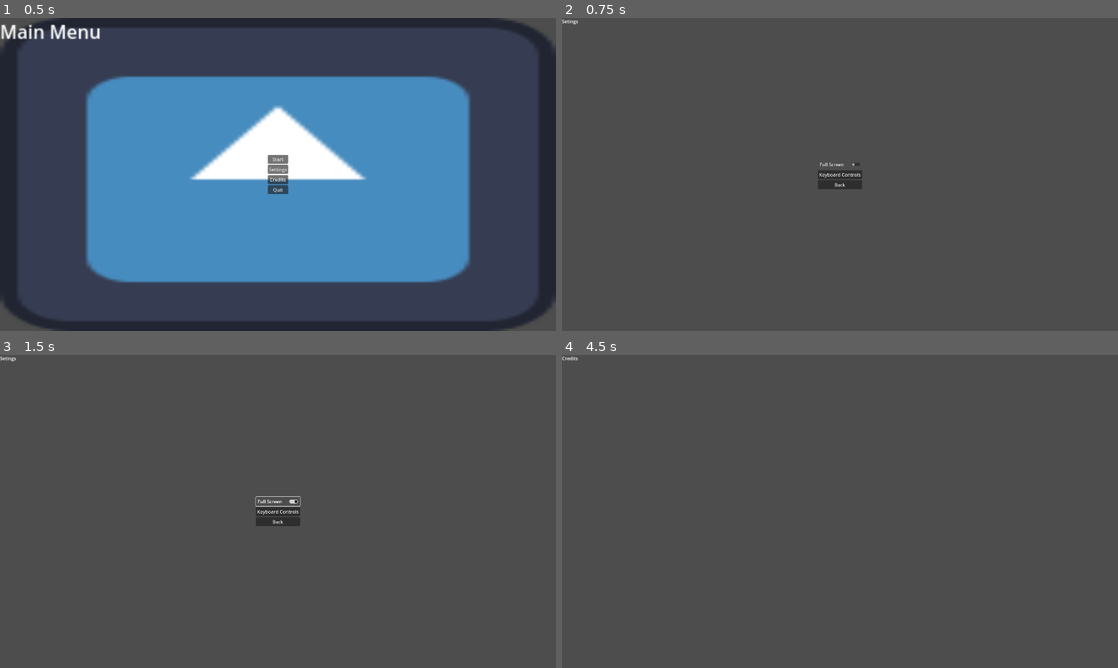
Above: before the commit, frames 1-4 (two rows, left to right).
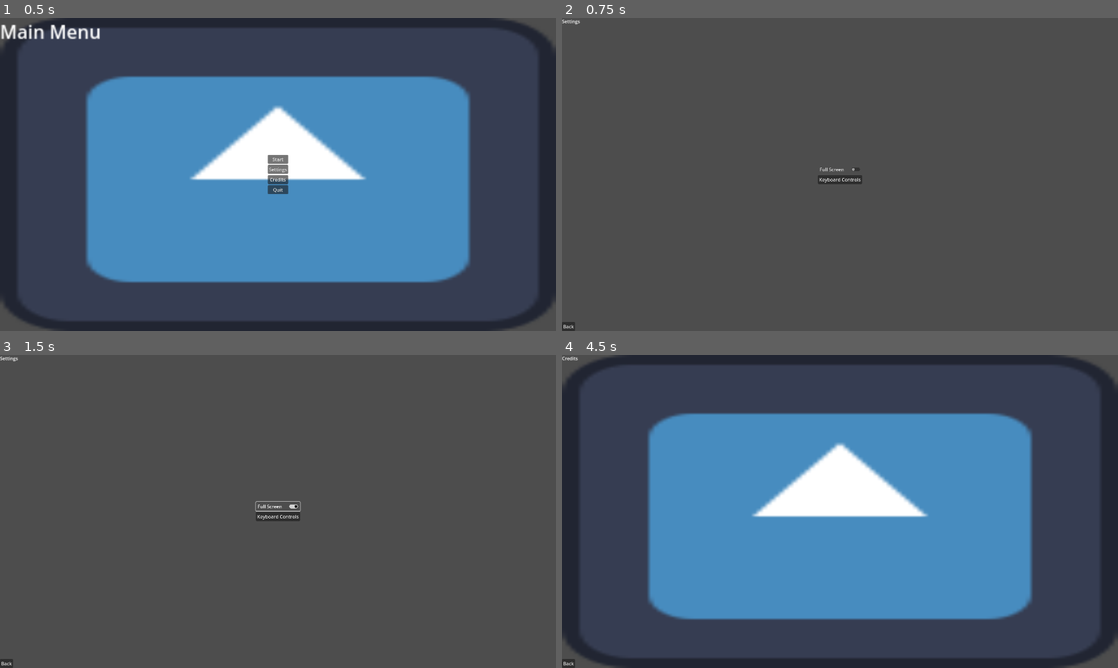
Above: after the commit, the same moments.

Repository: thedefaultbox/Game-Jam-2024
Game: Godot game, scene res://Menu/main_menu.tscn
Same seed, same stepped clock (60 frames per second), same inputs: the game is played once before the commit and once after it. The engine's default icon, where the game draws it, is replaced by a stand-in: a white triangle on a blue panel in a dark square.
Inputs:
- Up to frame 1 (0.5 s): no input
- Up to frame 2 (0.75 s): click "Settings" at 0.5 s
- Up to frame 3 (1.5 s): click "Full Screen" at 1.25 s
- Up to frame 4 (4.5 s): click "Keyboard Controls" at 2 s; click "Back" at 2.75 s; click "Back" at 3.5 s; click "Credits" at 4.25 s

Frame 1 is identical in both runs. In frame 2, 0.4% of the frame differs, in the area x 0-54%, y 0-100%; in frame 3, 0.5%; in frame 4, 58%, in the area x 0-100%, y 0-100%.

Commit message:
Game Jam 2024 14 Jan

Diff:
--- /dev/null
+++ b/Game Dev/Levels/level.gd
@@ -0,0 +1,12 @@
+extends Node2D
+
+
+
+# Called when the node enters the scene tree for the first time.
+func _ready():
+	pass
+
+
+# Called every frame. 'delta' is the elapsed time since the previous frame.
+func _process(delta):
+	pass
--- /dev/null
+++ b/Game Dev/Levels/player_movement.gd
@@ -0,0 +1,28 @@
+extends CharacterBody2D
+
+
+const SPEED = 300.0
+const JUMP_VELOCITY = -400.0
+
+# Get the gravity from the project settings to be synced with RigidBody nodes.
+var gravity = ProjectSettings.get_setting("physics/2d/default_gravity")
+
+
+func _physics_process(delta):
+	# Add the gravity.
+	if not is_on_floor():
+		velocity.y += gravity * delta
+
+	# Handle jump.
+	if Input.is_action_just_pressed("ui_accept") and is_on_floor():
+		velocity.y = JUMP_VELOCITY
+
+	# Get the input direction and handle the movement/deceleration.
+	# As good practice, you should replace UI actions with custom gameplay actions.
+	var direction = Input.get_axis("ui_left", "ui_right")
+	if direction:
+		velocity.x = direction * SPEED
+	else:
+		velocity.x = move_toward(velocity.x, 0, SPEED)
+
+	move_and_slide()
--- /dev/null
+++ b/Game Dev/Levels/temp_sceen_level_1.gdshader
@@ -0,0 +1,33 @@
+shader_type canvas_item;
+
+uniform vec4 origin:source_color;
+uniform vec4 new:source_color;
+uniform vec4 origin1:source_color;
+uniform vec4 new1:source_color;
+uniform vec4 origin2:source_color;
+uniform vec4 new2:source_color;
+
+void fragment() {
+	vec4 current_pixel = texture(TEXTURE,UV);
+	if (current_pixel == origin)
+		COLOR = new;
+	else
+		if (current_pixel == origin1)
+			COLOR = new1;
+		else
+			if (current_pixel == origin2)
+				COLOR = new2;
+			else
+				COLOR = new;
+
+
+
+
+
+
+}
+
+//void light() {
+	// Called for every pixel for every light affecting the CanvasItem.
+	// Uncomment to replace the default light processing function with this one.
+//}
--- a/Game Dev/Levels/temp_sceen_level_1.tscn
+++ b/Game Dev/Levels/temp_sceen_level_1.tscn
@@ -1,8 +1,112 @@
-[gd_scene format=3 uid="uid://cfcuqyrqw6idb"]
+[gd_scene load_steps=11 format=3 uid="uid://cfcuqyrqw6idb"]
+
+[ext_resource type="Texture2D" uid="uid://c05knp4b42ufq" path="res://icon.svg" id="1_06hwt"]
+[ext_resource type="Script" path="res://Levels/player_movement.gd" id="1_aqr0a"]
+[ext_resource type="Script" path="res://Levels/level.gd" id="1_ca8k2"]
+[ext_resource type="Shader" path="res://Levels/temp_sceen_level_1.gdshader" id="2_icrd4"]
+[ext_resource type="Script" path="res://global/Label.gd" id="2_vxqrb"]
+
+[sub_resource type="RectangleShape2D" id="RectangleShape2D_kly3c"]
+
+[sub_resource type="ShaderMaterial" id="ShaderMaterial_ccyl7"]
+shader = ExtResource("2_icrd4")
+shader_parameter/origin = Color(0.278431, 0.54902, 0.74902, 1)
+shader_parameter/new = Color(0.396078, 0.223529, 0, 1)
+shader_parameter/origin1 = Color(0.211765, 0.239216, 0.321569, 1)
+shader_parameter/new1 = Color(0, 0.411765, 0, 1)
+shader_parameter/origin2 = Color(0.992157, 0.996078, 1, 1)
+shader_parameter/new2 = Color(0.396078, 0.223529, 0, 1)
+
+[sub_resource type="CapsuleShape2D" id="CapsuleShape2D_l481j"]
+
+[sub_resource type="SpriteFrames" id="SpriteFrames_2wwxf"]
+animations = [{
+"frames": [{
+"duration": 1.0,
+"texture": ExtResource("1_06hwt")
+}],
+"loop": true,
+"name": &"default",
+"speed": 5.0
+}]
+
+[sub_resource type="RectangleShape2D" id="RectangleShape2D_byu4s"]
+size = Vector2(20, 127)
 
 [node name="TEMP_SCEEN_LEVEL_1" type="Node2D"]
+script = ExtResource("1_ca8k2")
 
-[node name="Label" type="Label" parent="."]
-offset_right = 40.0
+[node name="CanvasLayer" type="CanvasLayer" parent="."]
+
+[node name="TextureRect" type="TextureRect" parent="CanvasLayer"]
+show_behind_parent = true
+anchors_preset = 15
+anchor_right = 1.0
+anchor_bottom = 1.0
+grow_horizontal = 2
+grow_vertical = 2
+texture = ExtResource("1_06hwt")
+
+[node name="World" type="Node2D" parent="CanvasLayer/TextureRect"]
+
+[node name="VBoxContainer" type="VBoxContainer" parent="CanvasLayer/TextureRect/World"]
+anchors_preset = 12
+anchor_top = 1.0
+anchor_right = 1.0
+anchor_bottom = 1.0
+offset_top = 1080.0
+offset_bottom = 1080.0
+grow_horizontal = 2
+grow_vertical = 0
+size_flags_horizontal = 4
+size_flags_vertical = 8
+
+[node name="StaticBody2D" type="StaticBody2D" parent="CanvasLayer/TextureRect/World/VBoxContainer"]
+position = Vector2(0, -40)
+scale = Vector2(100, 1)
+disable_mode = 1
+
+[node name="CollisionShape2D" type="CollisionShape2D" parent="CanvasLayer/TextureRect/World/VBoxContainer/StaticBody2D"]
+scale = Vector2(100, 2)
+shape = SubResource("RectangleShape2D_kly3c")
+
+[node name="Sprite2D" type="Sprite2D" parent="CanvasLayer/TextureRect/World/VBoxContainer/StaticBody2D/CollisionShape2D"]
+material = SubResource("ShaderMaterial_ccyl7")
+texture = ExtResource("1_06hwt")
+centered = false
+
+[node name="CharacterBody2D" type="CharacterBody2D" parent="CanvasLayer/TextureRect/World"]
+up_direction = Vector2(0, 1)
+script = ExtResource("1_aqr0a")
+
+[node name="CollisionShape2D" type="CollisionShape2D" parent="CanvasLayer/TextureRect/World/CharacterBody2D"]
+shape = SubResource("CapsuleShape2D_l481j")
+
+[node name="AnimatedSprite2D" type="AnimatedSprite2D" parent="CanvasLayer/TextureRect/World/CharacterBody2D/CollisionShape2D"]
+sprite_frames = SubResource("SpriteFrames_2wwxf")
+
+[node name="RemoteTransform2D" type="RemoteTransform2D" parent="CanvasLayer/TextureRect/World/CharacterBody2D"]
+remote_path = NodePath("../../Camera2D")
+
+[node name="StaticBody2D" type="StaticBody2D" parent="CanvasLayer/TextureRect/World"]
+position = Vector2(38.1783, 955.728)
+
+[node name="Sprite2D" type="Sprite2D" parent="CanvasLayer/TextureRect/World/StaticBody2D"]
+position = Vector2(0.0357952, 0)
+scale = Vector2(0.15625, 1)
+texture = ExtResource("1_06hwt")
+
+[node name="CollisionShape2D" type="CollisionShape2D" parent="CanvasLayer/TextureRect/World/StaticBody2D"]
+position = Vector2(0, 0.158081)
+shape = SubResource("RectangleShape2D_byu4s")
+
+[node name="debug menu" type="Label" parent="CanvasLayer/TextureRect/World"]
+offset_right = 162.0
 offset_bottom = 23.0
 text = "TEMP_GAME_SCREEN"
+script = ExtResource("2_vxqrb")
+
+[node name="Camera2D" type="Camera2D" parent="CanvasLayer/TextureRect/World"]
+zoom = Vector2(1.5, 1.5)
+drag_left_margin = 0.0
+drag_bottom_margin = 0.0
--- a/Game Dev/Menu/Menu.gd
+++ b/Game Dev/Menu/Menu.gd
@@ -1,19 +1,19 @@
 extends Control
+#Script for the Main Menu Scene
 
 
-
-
+#Button starts the game
 func _on_start_pressed():
 	get_tree().change_scene_to_file("res://Levels/temp_sceen_level_1.tscn")
 
-
+#Button opens the settings
 func _on_settings_pressed():
 	get_tree().change_scene_to_file("res://Menu/settings/settings_menu.tscn")
 
-
+#Button plays the Creadits
 func _on_credits_pressed():
 	get_tree().change_scene_to_file("res://credits/credits.tscn")
 
-
+#Button terminates window
 func _on_quit_pressed():
 	get_tree().quit()
--- a/Game Dev/Menu/Settings/Keymaps/Control.gd
+++ b/Game Dev/Menu/Settings/Keymaps/Control.gd
@@ -1,6 +1,2 @@
 extends Control
-
-
-#Back to Settings Button
-func _on_back_to_settings_pressed():
-	get_tree().change_scene_to_file("res://Menu/settings/settings_menu.tscn")
+#Input mapper Scene Script
--- /dev/null
+++ b/Game Dev/Menu/Settings/Keymaps/Label.gd
@@ -0,0 +1,11 @@
+extends Label
+
+
+# Called when the node enters the scene tree for the first time.
+func _ready():
+	pass # Replace with function body.
+
+
+# Called every frame. 'delta' is the elapsed time since the previous frame.
+func _process(delta):
+	pass
--- a/Game Dev/Menu/Settings/Keymaps/input_mapper.gd
+++ b/Game Dev/Menu/Settings/Keymaps/input_mapper.gd
@@ -1,7 +1,10 @@
 extends Control
+#This Script allow the game to save and load the keybinds
+
 
 const keymaps_path = "user://keymaps.dat"
 var keymaps: Dictionary
+
 
 
 #Gets new keybinds/Load old keybinds
@@ -35,3 +38,7 @@
 	var file = FileAccess.open(keymaps_path, FileAccess.WRITE)
 	file.store_var(keymaps,true)
 	file.close()
+
+#Back to Settings Scene
+func _on_back_to_settings_pressed():
+	get_tree().change_scene_to_file("res://Menu/settings/settings_menu.tscn")
--- a/Game Dev/Menu/Settings/Keymaps/input_mapper.tscn
+++ b/Game Dev/Menu/Settings/Keymaps/input_mapper.tscn
@@ -1,8 +1,8 @@
 [gd_scene load_steps=9 format=3 uid="uid://dpq6ntor05dtn"]
 
+[ext_resource type="Script" path="res://global/Label.gd" id="1_7xfc3"]
 [ext_resource type="Texture2D" uid="uid://c05knp4b42ufq" path="res://icon.svg" id="1_65cmt"]
 [ext_resource type="Script" path="res://Menu/Settings/Keymaps/remapper.gd" id="2_6rupt"]
-[ext_resource type="Script" path="res://Menu/Settings/Keymaps/Control.gd" id="2_k2j4p"]
 [ext_resource type="Script" path="res://Menu/Settings/Keymaps/input_mapper.gd" id="2_la7ch"]
 
 [sub_resource type="LabelSettings" id="LabelSettings_jn3lc"]
@@ -48,7 +48,6 @@
 anchor_bottom = 1.0
 grow_horizontal = 2
 grow_vertical = 2
-script = ExtResource("2_k2j4p")
 
 [node name="MarginContainer" type="MarginContainer" parent="CanvasLayer/background/Control"]
 layout_mode = 1
@@ -94,7 +93,7 @@
 script = ExtResource("2_6rupt")
 action = "up"
 
-[node name="Label" type="Label" parent="CanvasLayer/background/Control/MarginContainer/HBoxContainer/VBoxContainer/KeyMaps/up"]
+[node name="Label1" type="Label" parent="CanvasLayer/background/Control/MarginContainer/HBoxContainer/VBoxContainer/KeyMaps/up"]
 layout_direction = 2
 layout_mode = 1
 anchors_preset = 6
@@ -121,7 +120,7 @@
 script = ExtResource("2_6rupt")
 action = "down"
 
-[node name="Label" type="Label" parent="CanvasLayer/background/Control/MarginContainer/HBoxContainer/VBoxContainer/KeyMaps/down"]
+[node name="Label1" type="Label" parent="CanvasLayer/background/Control/MarginContainer/HBoxContainer/VBoxContainer/KeyMaps/down"]
 layout_direction = 2
 layout_mode = 1
 anchors_preset = 6
@@ -148,7 +147,7 @@
 script = ExtResource("2_6rupt")
 action = "left"
 
-[node name="Label" type="Label" parent="CanvasLayer/background/Control/MarginContainer/HBoxContainer/VBoxContainer/KeyMaps/left"]
+[node name="Label1" type="Label" parent="CanvasLayer/background/Control/MarginContainer/HBoxContainer/VBoxContainer/KeyMaps/left"]
 layout_direction = 2
 layout_mode = 1
 anchors_preset = 6
@@ -175,7 +174,7 @@
 script = ExtResource("2_6rupt")
 action = "right"
 
-[node name="Label" type="Label" parent="CanvasLayer/background/Control/MarginContainer/HBoxContainer/VBoxContainer/KeyMaps/right"]
+[node name="Label1" type="Label" parent="CanvasLayer/background/Control/MarginContainer/HBoxContainer/VBoxContainer/KeyMaps/right"]
 layout_direction = 2
 layout_mode = 1
 anchors_preset = 6
@@ -193,11 +192,13 @@
 label_settings = SubResource("LabelSettings_rcwqf")
 vertical_alignment = 3
 
-[node name="Label" type="Label" parent="CanvasLayer/background"]
+[node name="debug menu" type="Label" parent="CanvasLayer/background"]
+visible = false
 layout_mode = 0
 offset_right = 144.0
 offset_bottom = 23.0
 scale = Vector2(6, 6)
 text = "Keyboard Controls"
-
-[connection signal="pressed" from="CanvasLayer/background/Control/MarginContainer/BoxContainer/Back to Settings" to="CanvasLayer/background/Control" method="_on_back_to_settings_pressed"]
+script = ExtResource("1_7xfc3")
+
+[connection signal="pressed" from="CanvasLayer/background/Control/MarginContainer/BoxContainer/Back to Settings" to="CanvasLayer/background/Control/MarginContainer/HBoxContainer/VBoxContainer/KeyMaps" method="_on_back_to_settings_pressed"]
--- a/Game Dev/Menu/Settings/Keymaps/remapper.gd
+++ b/Game Dev/Menu/Settings/Keymaps/remapper.gd
@@ -1,22 +1,25 @@
 extends Button
+#This Script is to allow user to change keybinds to their preference
 
 @export var action : String
 @onready var input_mapper = $".."
 
 
 func _init():
-		toggle_mode = true
+	toggle_mode = true
 
+#On Scene ready set unhandled input to false
 func _ready():
 		set_process_unhandled_input(false)
 
 
+#When button is pressed change text
 func _toggled(button_pressed):
 	set_process_unhandled_input(button_pressed)
 	if button_pressed:
 		text = "Awaiting Input"
 
-
+#When input is received run a list of functions
 func _unhandled_input(event):
 	if event.pressed:
 		InputMap.action_erase_events(action)
@@ -27,6 +30,6 @@
 		input_mapper.keymaps[action] = event
 		input_mapper.save_keymap()
 
-
+#Updates text display on button to new keybind
 func update_text():
 	text = InputMap.action_get_events(action)[0].as_text()
--- a/Game Dev/Menu/Settings/Settings.gd
+++ b/Game Dev/Menu/Settings/Settings.gd
@@ -1,16 +1,18 @@
 extends Control
+#Script of the Settings Sceen
 
-
+#Toggles between Fullscreen and Windowed(Max) Mode
 func _on_full_screen_toggled(toggled_on):
 	if toggled_on == true:
 		DisplayServer.window_set_mode(DisplayServer.WINDOW_MODE_FULLSCREEN)
 	else :
-		DisplayServer.window_set_mode(DisplayServer.WINDOW_MODE_WINDOWED)
+		DisplayServer.window_set_mode(DisplayServer.WINDOW_MODE_MAXIMIZED)
 
+
+#Button to change the Scene for custom keybinds
 func _on_keyboard_controls_pressed():
 	get_tree().change_scene_to_file("res://Menu/Settings/Keymaps/input_mapper.tscn")
 
-
-
+#Button to return to Main Menu
 func _on_back_to_menu_pressed():
 	get_tree().change_scene_to_file("res://Menu/main_menu.tscn")
--- a/Game Dev/Menu/Settings/settings_menu.tscn
+++ b/Game Dev/Menu/Settings/settings_menu.tscn
@@ -1,6 +1,7 @@
-[gd_scene load_steps=2 format=3 uid="uid://0jav6bwv5gqj"]
+[gd_scene load_steps=3 format=3 uid="uid://0jav6bwv5gqj"]
 
 [ext_resource type="Script" path="res://Menu/Settings/Settings.gd" id="1_l5n7j"]
+[ext_resource type="Script" path="res://global/Label.gd" id="2_3y7x0"]
 
 [node name="Settings_Menu" type="Control"]
 layout_mode = 3
@@ -18,44 +19,38 @@
 follow_viewport_enabled = true
 
 [node name="background" type="TextureRect" parent="CanvasLayer"]
-offset_right = 40.0
-offset_bottom = 40.0
-metadata/_edit_use_anchors_ = true
+anchors_preset = 15
+anchor_right = 1.0
+anchor_bottom = 1.0
+grow_horizontal = 2
+grow_vertical = 2
 
 [node name="Settings" type="Control" parent="CanvasLayer/background"]
 layout_mode = 1
-anchors_preset = 8
-anchor_left = 0.5
-anchor_top = 0.5
-anchor_right = 0.5
-anchor_bottom = 0.5
-offset_left = 940.0
-offset_top = 520.0
-offset_right = 940.0
-offset_bottom = 520.0
+anchors_preset = 15
+anchor_right = 1.0
+anchor_bottom = 1.0
 grow_horizontal = 2
 grow_vertical = 2
 script = ExtResource("1_l5n7j")
 
 [node name="MarginContainer" type="MarginContainer" parent="CanvasLayer/background/Settings"]
 layout_mode = 1
-anchors_preset = 8
-anchor_left = 0.5
-anchor_top = 0.5
-anchor_right = 0.5
-anchor_bottom = 0.5
-offset_left = -66.0
-offset_top = -33.0
-offset_right = 66.0
-offset_bottom = 33.0
+anchors_preset = 15
+anchor_right = 1.0
+anchor_bottom = 1.0
 grow_horizontal = 2
 grow_vertical = 2
 
 [node name="HBoxContainer" type="HBoxContainer" parent="CanvasLayer/background/Settings/MarginContainer"]
 layout_mode = 2
+size_flags_horizontal = 4
+size_flags_vertical = 4
 
 [node name="VBoxContainer" type="VBoxContainer" parent="CanvasLayer/background/Settings/MarginContainer/HBoxContainer"]
 layout_mode = 2
+size_flags_horizontal = 4
+size_flags_vertical = 4
 
 [node name="Full Screen" type="CheckButton" parent="CanvasLayer/background/Settings/MarginContainer/HBoxContainer/VBoxContainer"]
 layout_mode = 2
@@ -66,16 +61,24 @@
 text = "Keyboard Controls
 "
 
-[node name="Back to menu" type="Button" parent="CanvasLayer/background/Settings/MarginContainer/HBoxContainer/VBoxContainer"]
+[node name="BoxContainer" type="BoxContainer" parent="CanvasLayer/background/Settings/MarginContainer"]
 layout_mode = 2
+size_flags_horizontal = 0
+size_flags_vertical = 8
+
+[node name="Back to menu" type="Button" parent="CanvasLayer/background/Settings/MarginContainer/BoxContainer"]
+layout_mode = 2
+size_flags_vertical = 8
 text = "Back"
 
-[node name="Label" type="Label" parent="CanvasLayer/background"]
+[node name="debug menu" type="Label" parent="CanvasLayer/background"]
+visible = false
 layout_mode = 0
 offset_right = 56.0
 offset_bottom = 23.0
-text = "Setings"
+text = "Settings"
+script = ExtResource("2_3y7x0")
 
 [connection signal="toggled" from="CanvasLayer/background/Settings/MarginContainer/HBoxContainer/VBoxContainer/Full Screen" to="CanvasLayer/background/Settings" method="_on_full_screen_toggled"]
 [connection signal="pressed" from="CanvasLayer/background/Settings/MarginContainer/HBoxContainer/VBoxContainer/Keyboard Controls" to="CanvasLayer/background/Settings" method="_on_keyboard_controls_pressed"]
-[connection signal="pressed" from="CanvasLayer/background/Settings/MarginContainer/HBoxContainer/VBoxContainer/Back to menu" to="CanvasLayer/background/Settings" method="_on_back_to_menu_pressed"]
+[connection signal="pressed" from="CanvasLayer/background/Settings/MarginContainer/BoxContainer/Back to menu" to="CanvasLayer/background/Settings" method="_on_back_to_menu_pressed"]
--- /dev/null
+++ b/Game Dev/Menu/main_menu.gd
@@ -0,0 +1,28 @@
+extends Control
+
+@export var toggle_debug = false
+@onready var label = $Label
+
+func _init():
+	#_debug_mode()
+	pass
+# Called when the node enters the scene tree for the first time.
+func _ready():
+	pass
+
+
+# Called every frame. 'delta' is the elapsed time since the previous frame.
+func _process(_delta):
+	#toggle debug mode
+	if Input.is_action_just_pressed("debug") and toggle_debug == false :
+		label.visible = true
+		toggle_debug = true
+	elif Input.is_action_just_pressed("debug") and toggle_debug == true:
+		label.visible = false
+		toggle_debug = false
+
+func _debug_mode():
+	if global.toggle_debug == false:
+		label.visible = false
+	else:
+		label.visible = true
--- a/Game Dev/Menu/main_menu.tscn
+++ b/Game Dev/Menu/main_menu.tscn
@@ -1,7 +1,8 @@
-[gd_scene load_steps=3 format=3 uid="uid://do503v857w53m"]
+[gd_scene load_steps=4 format=3 uid="uid://do503v857w53m"]
 
 [ext_resource type="Texture2D" uid="uid://c05knp4b42ufq" path="res://icon.svg" id="1_joftn"]
 [ext_resource type="Script" path="res://Menu/Menu.gd" id="2_ex5rr"]
+[ext_resource type="Script" path="res://global/Label.gd" id="3_wrf1h"]
 
 [node name="Main Menu" type="Control"]
 layout_mode = 3
@@ -73,12 +74,14 @@
 text = "Quit
 "
 
-[node name="Label" type="Label" parent="CanvasLayer/Background"]
+[node name="debug menu" type="Label" parent="CanvasLayer/Background"]
+visible = false
 layout_mode = 0
 offset_right = 88.0
 offset_bottom = 23.0
 scale = Vector2(4, 4)
 text = "Main Menu"
+script = ExtResource("3_wrf1h")
 
 [connection signal="pressed" from="CanvasLayer/Background/Menu/MarginContainer/HBoxContainer/VBoxContainer/Start" to="CanvasLayer/Background/Menu" method="_on_start_pressed"]
 [connection signal="pressed" from="CanvasLayer/Background/Menu/MarginContainer/HBoxContainer/VBoxContainer/Settings" to="CanvasLayer/Background/Menu" method="_on_setings_pressed"]
--- /dev/null
+++ b/Game Dev/Shop/Shop.tscn
@@ -0,0 +1,30 @@
+[gd_scene load_steps=3 format=3 uid="uid://dtqrcg24dshi4"]
+
+[ext_resource type="Script" path="res://global/Label.gd" id="1_w62jq"]
+[ext_resource type="Texture2D" uid="uid://c05knp4b42ufq" path="res://icon.svg" id="1_wx81c"]
+
+[node name="Control" type="Control"]
+layout_mode = 3
+anchors_preset = 15
+anchor_right = 1.0
+anchor_bottom = 1.0
+grow_horizontal = 2
+grow_vertical = 2
+
+[node name="CanvasLayer" type="CanvasLayer" parent="."]
+
+[node name="TextureRect" type="TextureRect" parent="CanvasLayer"]
+anchors_preset = 15
+anchor_right = 1.0
+anchor_bottom = 1.0
+grow_horizontal = 2
+grow_vertical = 2
+texture = ExtResource("1_wx81c")
+
+[node name="debug menu" type="Label" parent="."]
+visible = false
+layout_mode = 0
+offset_right = 40.0
+offset_bottom = 23.0
+text = "Shop"
+script = ExtResource("1_w62jq")
--- a/Game Dev/credits/credits.tscn
+++ b/Game Dev/credits/credits.tscn
@@ -1,8 +1,48 @@
-[gd_scene format=3 uid="uid://th2vmb6vg2e"]
+[gd_scene load_steps=4 format=3 uid="uid://th2vmb6vg2e"]
+
+[ext_resource type="Script" path="res://global/Label.gd" id="1_5d18u"]
+[ext_resource type="Texture2D" uid="uid://c05knp4b42ufq" path="res://icon.svg" id="1_x0egu"]
+[ext_resource type="Script" path="res://Menu/Settings/Settings.gd" id="2_wflcu"]
 
 [node name="Credits" type="Node2D"]
 
-[node name="Label" type="Label" parent="."]
-offset_right = 40.0
+[node name="CanvasLayer" type="CanvasLayer" parent="."]
+
+[node name="TextureRect" type="TextureRect" parent="CanvasLayer"]
+anchors_preset = 15
+anchor_right = 1.0
+anchor_bottom = 1.0
+grow_horizontal = 2
+grow_vertical = 2
+texture = ExtResource("1_x0egu")
+
+[node name="debug menu" type="Label" parent="CanvasLayer/TextureRect"]
+visible = false
+offset_right = 55.0
 offset_bottom = 23.0
 text = "Credits"
+script = ExtResource("1_5d18u")
+
+[node name="Control" type="Control" parent="CanvasLayer/TextureRect"]
+layout_mode = 1
+anchors_preset = 15
+anchor_right = 1.0
+anchor_bottom = 1.0
+grow_horizontal = 2
+grow_vertical = 2
+script = ExtResource("2_wflcu")
+
+[node name="VBoxContainer" type="VBoxContainer" parent="CanvasLayer/TextureRect/Control"]
+layout_mode = 1
+anchors_preset = 2
+anchor_top = 1.0
+anchor_bottom = 1.0
+offset_top = -31.0
+offset_right = 45.0
+grow_vertical = 0
+
+[node name="Back to menu" type="Button" parent="CanvasLayer/TextureRect/Control/VBoxContainer"]
+layout_mode = 2
+text = "Back"
+
+[connection signal="pressed" from="CanvasLayer/TextureRect/Control/VBoxContainer/Back to menu" to="CanvasLayer/TextureRect/Control" method="_on_back_to_menu_pressed"]
--- /dev/null
+++ b/Game Dev/global/Label.gd
@@ -0,0 +1,28 @@
+extends Label
+
+
+@onready var label = $"."
+
+
+# Called when the node enters the scene tree for the first time.
+func _ready():
+	_debug_mode()
+
+
+# Called every frame. 'delta' is the elapsed time since the previous frame.
+func _process(_delta):
+
+	#toggle debug mode
+	if Input.is_action_just_pressed("debug") and global.toggle_debug == false :
+		label.visible = true
+		global.toggle_debug = true
+	elif Input.is_action_just_pressed("debug") and global.toggle_debug == true:
+		label.visible = false
+		global.toggle_debug = false
+
+
+func _debug_mode():
+	if global.toggle_debug == false:
+		label.visible = false
+	else:
+		label.visible = true
--- /dev/null
+++ b/Game Dev/global/global_script.gd
@@ -0,0 +1,3 @@
+extends Node
+
+var toggle_debug = true
--- a/Game Dev/project.godot
+++ b/Game Dev/project.godot
@@ -17,10 +17,15 @@
 config/features=PackedStringArray("4.2", "Forward Plus")
 config/icon="res://icon.svg"
 
+[autoload]
+
+global="*res://global/global_script.gd"
+
 [display]
 
 window/size/viewport_width=1920
 window/size/viewport_height=1080
+window/size/mode=2
 window/stretch/mode="viewport"
 window/stretch/aspect="expand"
 
@@ -46,3 +51,8 @@
 "events": [Object(InputEventKey,"resource_local_to_scene":false,"resource_name":"","device":-1,"window_id":0,"alt_pressed":false,"shift_pressed":false,"ctrl_pressed":false,"meta_pressed":false,"pressed":false,"keycode":0,"physical_keycode":68,"key_label":0,"unicode":100,"echo":false,"script":null)
 ]
 }
+debug={
+"deadzone": 0.5,
+"events": [Object(InputEventKey,"resource_local_to_scene":false,"resource_name":"","device":0,"window_id":0,"alt_pressed":false,"shift_pressed":false,"ctrl_pressed":false,"meta_pressed":false,"pressed":false,"keycode":0,"physical_keycode":4194334,"key_label":0,"unicode":0,"echo":false,"script":null)
+]
+}
